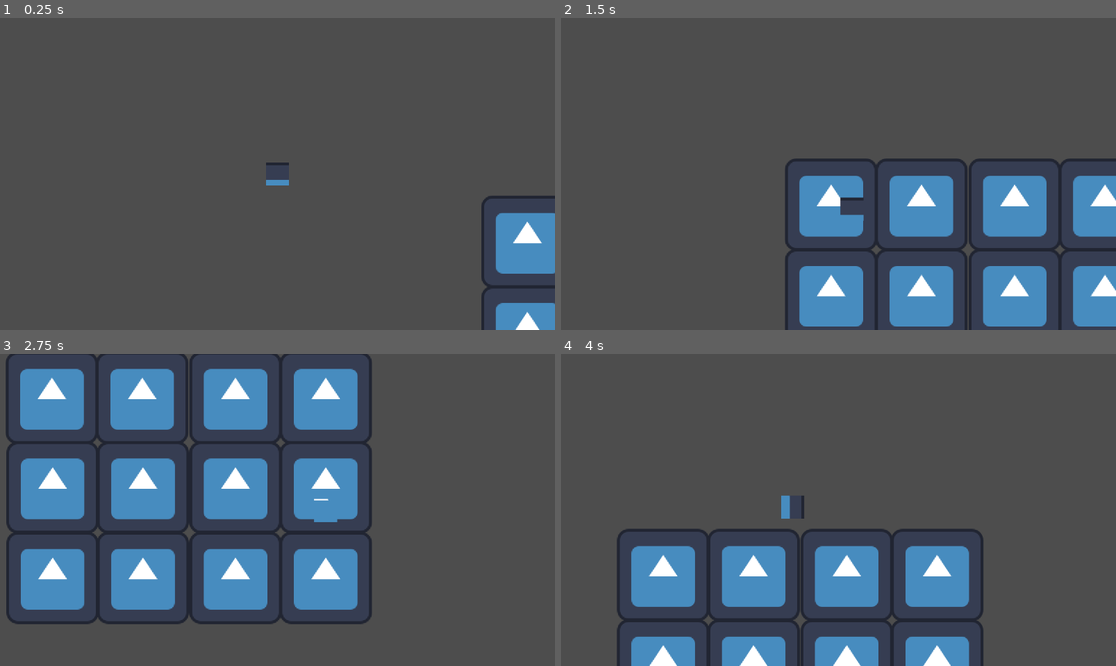
Above: before the commit, frames 1-4 (two rows, left to right).
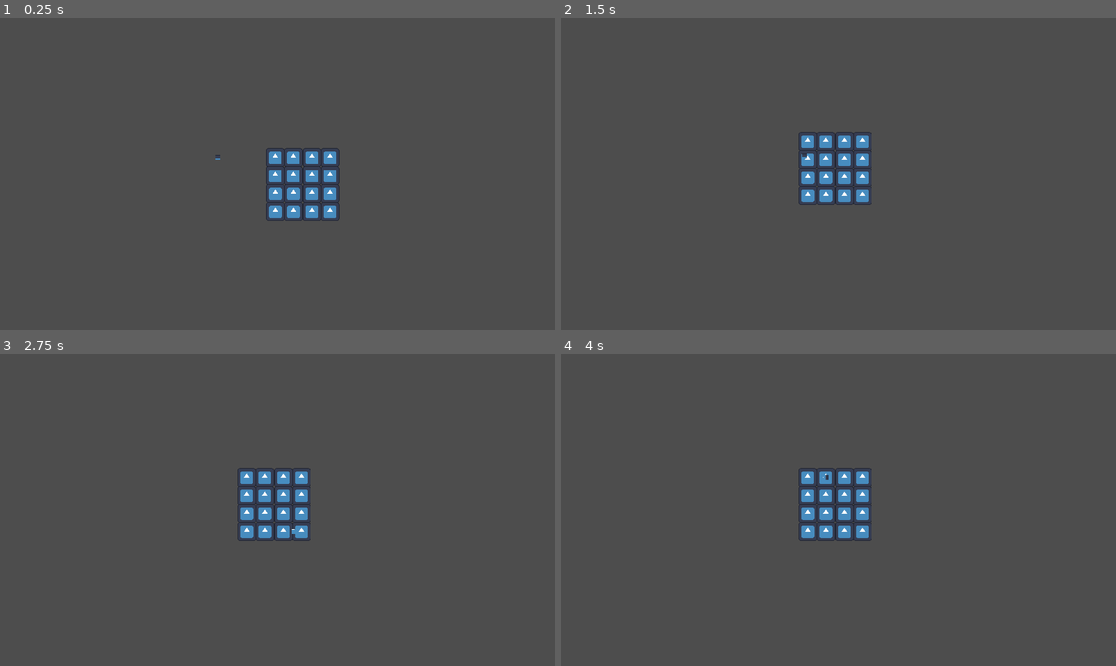
Above: after the commit, the same moments.

Repository: Mr-Wilhelm/MonkeyJam2025-I-Want-To-Live
Game: Godot game, scene res://Scenes/PlayerMovementTestScene.tscn
Same seed, same stepped clock (60 frames per second), same inputs: the game is played once before the commit and once after it. The engine's default icon, where the game draws it, is replaced by a stand-in: a white triangle on a blue panel in a dark square.
Inputs:
- Up to frame 1 (0.25 s): no input
- Up to frame 2 (1.5 s): hold D (MoveRight) 0.53-1.28 s; hold S (MoveDown) from 1.28 s (still down)
- Up to frame 3 (2.75 s): release S (MoveDown) at 2.03 s; hold D (MoveRight) from 2.03 s (still down)
- Up to frame 4 (4 s): release D (MoveRight) at 2.78 s; hold W (MoveUp) 2.78-3.53 s; hold A (MoveLeft) from 3.53 s (still down)

The runs differ from the first frame. In frame 1, 5.4% of the frame differs, in the area x 38-100%, y 41-100%; in frame 2, 20%; in frame 3, 32%, in the area x 1-67%, y 0-87%; in frame 4, 18%.

Commit message:
camera toggle between zoom in and out and follow player or not

Diff:
--- a/Prefabs/Player.tscn
+++ b/Prefabs/Player.tscn
@@ -1,8 +1,7 @@
-[gd_scene load_steps=38 format=3 uid="uid://bj4fohgs16e3d"]
+[gd_scene load_steps=37 format=3 uid="uid://bj4fohgs16e3d"]
 
 [ext_resource type="Script" path="res://Scripts/PlayerMovement.gd" id="1_8j247"]
 [ext_resource type="Texture2D" uid="uid://cego7vhynmun7" path="res://icon.svg" id="1_tww3r"]
-[ext_resource type="Script" path="res://Scripts/PlayerCamScript.gd" id="3_cqdvr"]
 
 [sub_resource type="AtlasTexture" id="AtlasTexture_cc8dg"]
 atlas = ExtResource("1_tww3r")
@@ -257,10 +256,3 @@
 
 [node name="Collider" type="CollisionShape2D" parent="."]
 shape = SubResource("RectangleShape2D_ygr2h")
-
-[node name="PlayerCam" type="Camera2D" parent="."]
-unique_name_in_owner = true
-zoom = Vector2(2, 2)
-position_smoothing_enabled = true
-position_smoothing_speed = 6.0
-script = ExtResource("3_cqdvr")
--- a/Scenes/PlayerMovementTestScene.tscn
+++ b/Scenes/PlayerMovementTestScene.tscn
@@ -1,75 +1,83 @@
-[gd_scene load_steps=3 format=3 uid="uid://b6byrx6hy6ifj"]
+[gd_scene load_steps=4 format=3 uid="uid://b6byrx6hy6ifj"]
 
 [ext_resource type="PackedScene" uid="uid://bj4fohgs16e3d" path="res://Prefabs/Player.tscn" id="1_epnhw"]
 [ext_resource type="Texture2D" uid="uid://cego7vhynmun7" path="res://icon.svg" id="2_q4i5e"]
+[ext_resource type="Script" path="res://Scripts/PlayerCamScript.gd" id="3_fdqgq"]
 
 [node name="PlayerMovement" type="Node2D"]
 
 [node name="Sprite2D" type="Sprite2D" parent="."]
-position = Vector2(578, 322)
+position = Vector2(747, 440)
 texture = ExtResource("2_q4i5e")
 
 [node name="Sprite2D2" type="Sprite2D" parent="."]
-position = Vector2(703, 322)
+position = Vector2(872, 440)
 texture = ExtResource("2_q4i5e")
 
 [node name="Sprite2D3" type="Sprite2D" parent="."]
-position = Vector2(578, 197)
+position = Vector2(747, 315)
 texture = ExtResource("2_q4i5e")
 
 [node name="Sprite2D4" type="Sprite2D" parent="."]
-position = Vector2(703, 197)
+position = Vector2(872, 315)
 texture = ExtResource("2_q4i5e")
 
 [node name="Sprite2D5" type="Sprite2D" parent="."]
-position = Vector2(832, 322)
+position = Vector2(1001, 440)
 texture = ExtResource("2_q4i5e")
 
 [node name="Sprite2D6" type="Sprite2D" parent="."]
-position = Vector2(957, 322)
+position = Vector2(1126, 440)
 texture = ExtResource("2_q4i5e")
 
 [node name="Sprite2D7" type="Sprite2D" parent="."]
-position = Vector2(832, 197)
+position = Vector2(1001, 315)
 texture = ExtResource("2_q4i5e")
 
 [node name="Sprite2D8" type="Sprite2D" parent="."]
-position = Vector2(957, 197)
+position = Vector2(1126, 315)
 texture = ExtResource("2_q4i5e")
 
 [node name="Sprite2D9" type="Sprite2D" parent="."]
-position = Vector2(832, 571)
+position = Vector2(1001, 689)
 texture = ExtResource("2_q4i5e")
 
 [node name="Sprite2D10" type="Sprite2D" parent="."]
-position = Vector2(957, 571)
+position = Vector2(1126, 689)
 texture = ExtResource("2_q4i5e")
 
 [node name="Sprite2D11" type="Sprite2D" parent="."]
-position = Vector2(832, 446)
+position = Vector2(1001, 564)
 texture = ExtResource("2_q4i5e")
 
 [node name="Sprite2D12" type="Sprite2D" parent="."]
-position = Vector2(957, 446)
+position = Vector2(1126, 564)
 texture = ExtResource("2_q4i5e")
 
 [node name="Sprite2D13" type="Sprite2D" parent="."]
-position = Vector2(579, 571)
+position = Vector2(748, 689)
 texture = ExtResource("2_q4i5e")
 
 [node name="Sprite2D14" type="Sprite2D" parent="."]
-position = Vector2(704, 571)
+position = Vector2(873, 689)
 texture = ExtResource("2_q4i5e")
 
 [node name="Sprite2D15" type="Sprite2D" parent="."]
-position = Vector2(579, 446)
+position = Vector2(748, 564)
 texture = ExtResource("2_q4i5e")
 
 [node name="Sprite2D16" type="Sprite2D" parent="."]
-position = Vector2(704, 446)
+position = Vector2(873, 564)
 texture = ExtResource("2_q4i5e")
 
 [node name="Player" parent="." instance=ExtResource("1_epnhw")]
+unique_name_in_owner = true
+position = Vector2(350, 315)
 
-[node name="Camera2D" type="Camera2D" parent="."]
-position = Vector2(579, 325)
+[node name="PlayerCam" type="Camera2D" parent="."]
+unique_name_in_owner = true
+position_smoothing_enabled = true
+position_smoothing_speed = 6.0
+script = ExtResource("3_fdqgq")
+zoomInVal = Vector2(1.5, 1.5)
+zoomOutVal = Vector2(0.5, 0.5)
--- a/Scripts/PlayerCamScript.gd
+++ b/Scripts/PlayerCamScript.gd
@@ -16,7 +16,9 @@
 	zoom = zoom.lerp(valToZoomTo, camZoomSpeed * delta)
 
 	if isFollowingPlayer:
-		position = Vector2.ZERO
+		position = %Player.position
+	else:
+		position = Vector2(960, 540)
 
 func SetCamToZoomIn() -> void:
 	valToZoomTo = zoomInVal
--- a/project.godot
+++ b/project.godot
@@ -14,6 +14,11 @@
 run/main_scene="res://Scenes/PlayerMovementTestScene.tscn"
 config/features=PackedStringArray("4.3", "Forward Plus")
 config/icon="res://icon.svg"
+
+[display]
+
+window/size/viewport_width=1920
+window/size/viewport_height=1080
 
 [input]
 
